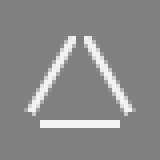
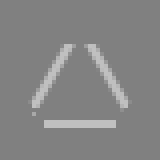
Two versions of the same layered image (160x160). Layer-by-layer changes:
"Layer 1 copy 2": opacity 90% → 50%, painted on it over [left=24, top=36, right=136, bottom=128]
